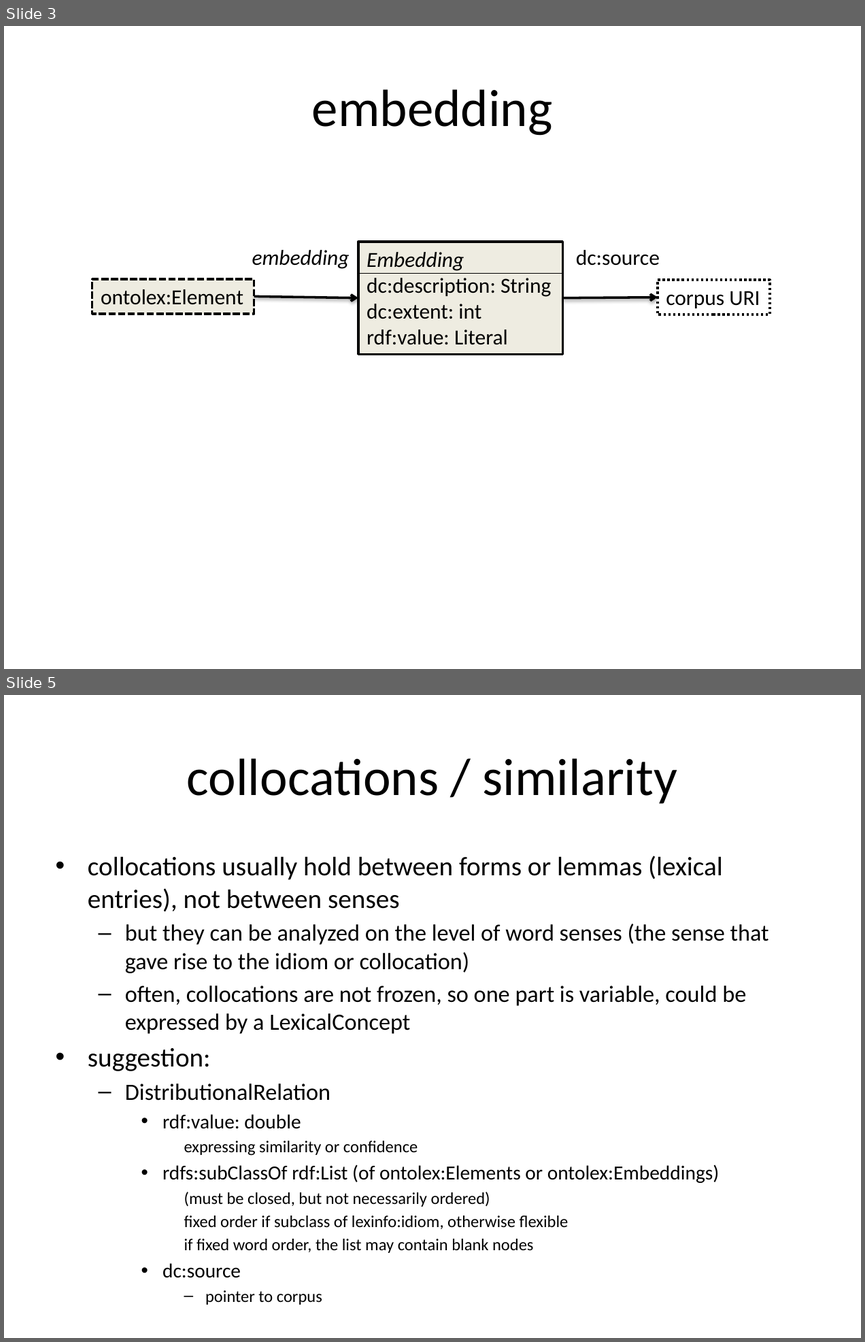
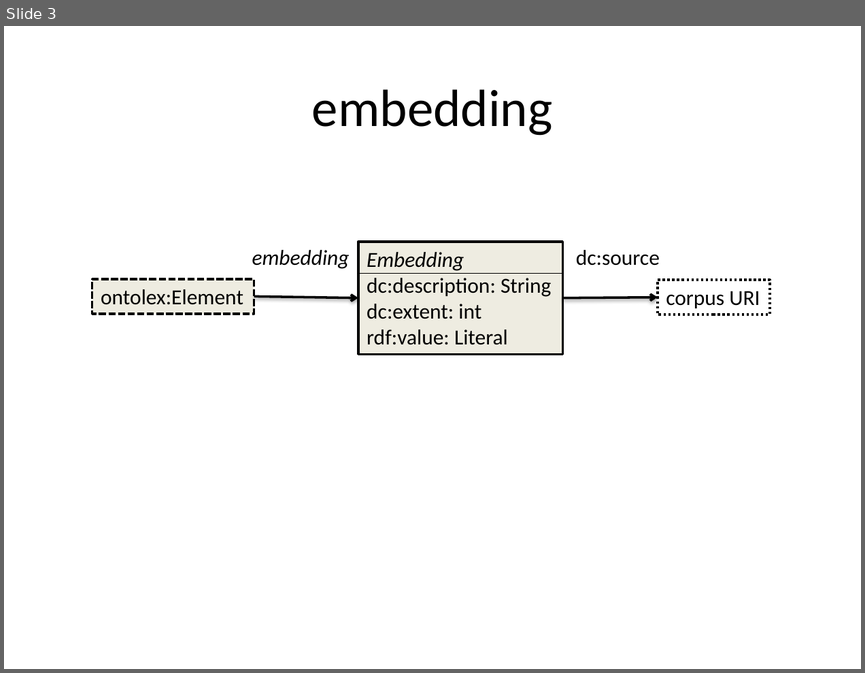
Before and after one commit to ontolex/frequency-attestation-corpus-information, a slide deck: img/source.pptx. Shown one above the other, each under a label of ours: slides 3 and 5 before the commit, slide 3 after it; the slides between them are not shown. The pictures are 865x1342 and 865x673 pixels, drawn with LibreOffice and Linux fonts; fonts in the diff are those of the drawing. Boxes give left, top, right and bottom in pixels: in the first picture for what was removed or moved away, otherwise in the second. Text is boxed around its words. In the diff, an @@ line names an element or a change of style, - is before the commit and + after.

Commit message:
collocation / similarity

```diff
--- a/img/source.pptx
+++ b/img/source.pptx
@@ slide 5 removed at (4, 695, 861, 1338), background #FFFFFF @@
@@ title removed at (187, 758, 677, 804) @@
-collocations / similarity
@@ text removed at (88, 855, 769, 1278) @@
-• collocations usually hold between forms or lemmas (lexical entries), not between senses
-  – but they can be analyzed on the level of word senses (the sense that gave rise to the idiom or collocation)
-  – often, collocations are not frozen, so one part is variable, could be expressed by a LexicalConcept
-• suggestion:
-  – DistributionalRelation
-    • rdf:value: double
-      expressing similarity or confidence
-    • rdfs:subClassOf rdf:List (of ontolex:Elements or ontolex:Embeddings)
-      (must be closed, but not necessarily ordered)
-      fixed order if subclass of lexinfo:idiom, otherwise flexible
-      if fixed word order, the list may contain blank nodes
-    • dc:source
-      – pointer to corpus
```
Also in this commit, not shown: 1 slide changed, 6 other slides removed, 1 other file.
